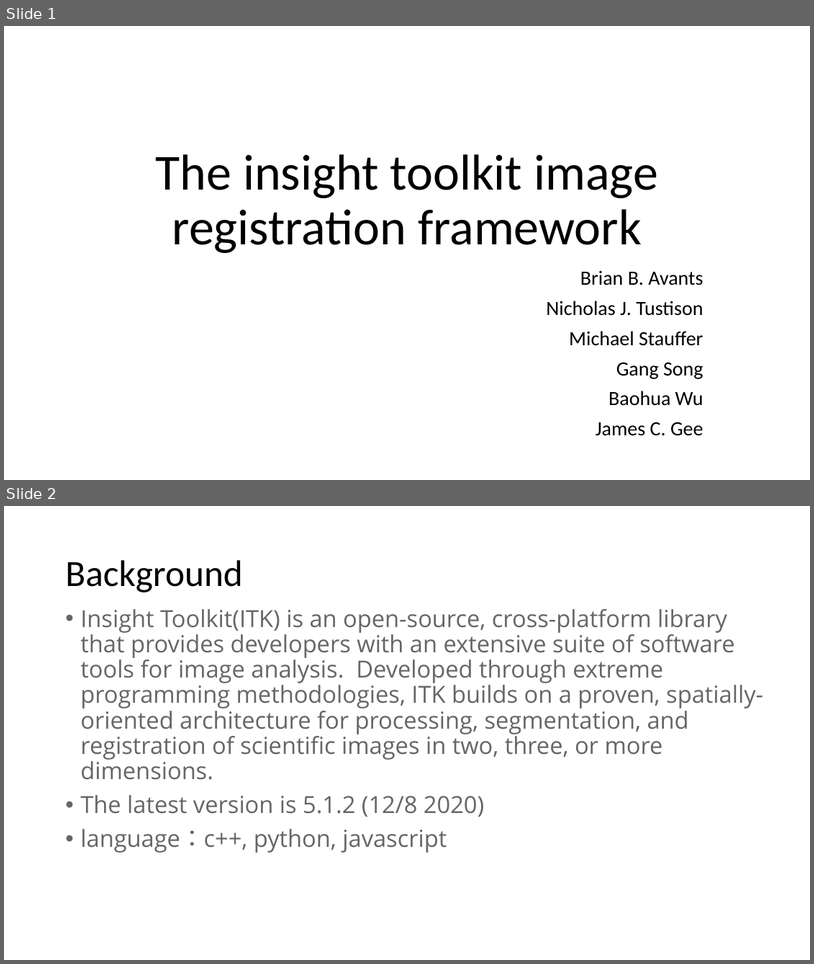
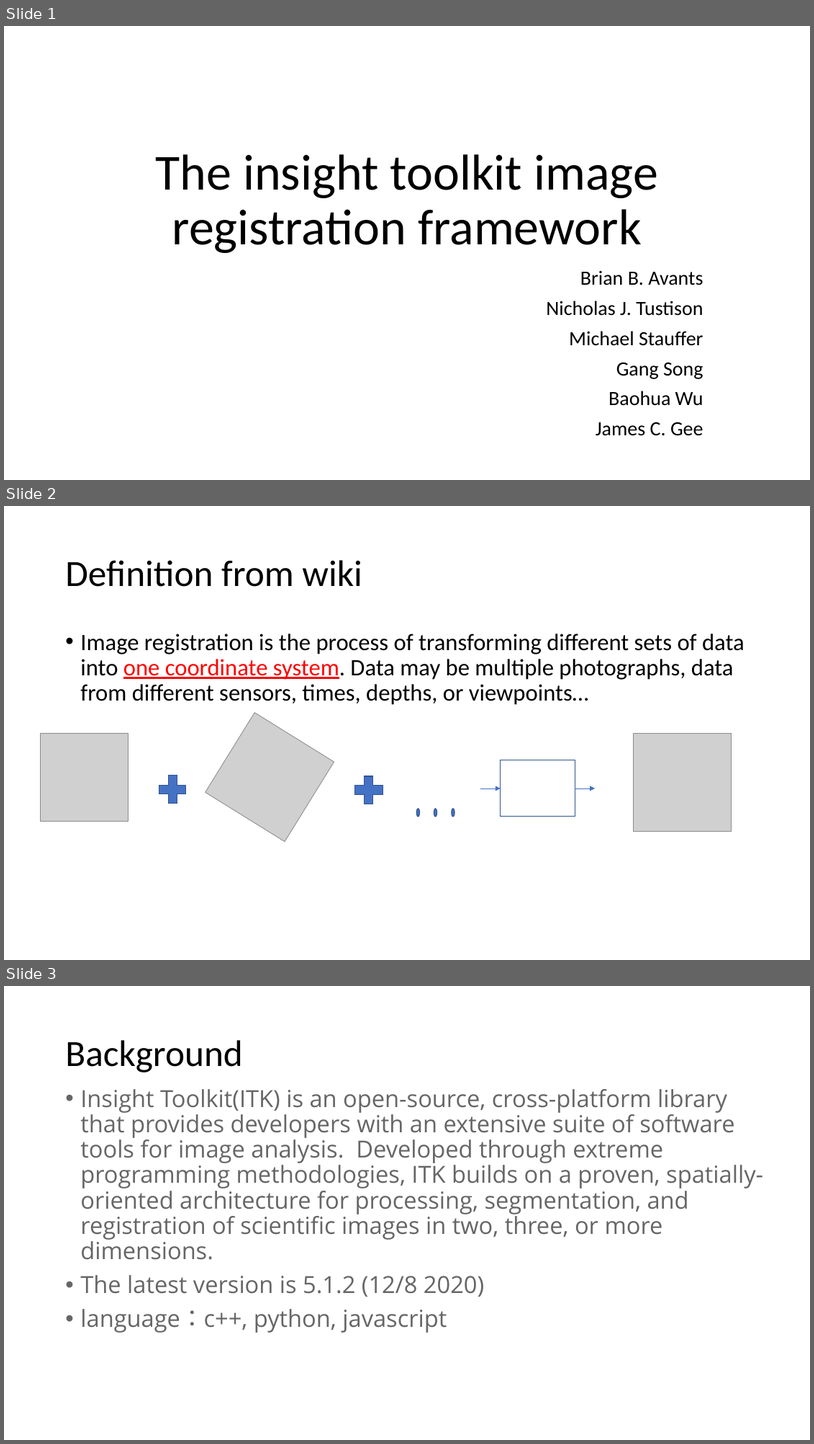
Before and after one commit to autotntfan/BIP, a slide deck: The insight toolkit image registration framework.pptx. Shown one above the other, each under a label of ours: slides 1 and 2 before the commit, slides 1, 2 and 3 after it. The pictures are 814x964 and 814x1444 pixels, drawn with LibreOffice and Linux fonts; fonts in the diff are those of the drawing; grey boxes stand for pictures. Boxes give left, top, right and bottom in pixels: in the first picture for what was removed or moved away, otherwise in the second. Text is boxed around its words. In the diff, an @@ line names an element or a change of style, - is before the commit and + after.

```diff
--- a/The insight toolkit image registration framework.pptx
+++ b/The insight toolkit image registration framework.pptx
@@ slide 2 added at bbox=[4, 506, 810, 960], background #FFFFFF @@
@@ title added at bbox=[65, 560, 362, 587], 44 pt, text #000000 @@
+Definition from wiki
@@ text added at bbox=[80, 633, 745, 705], 28 pt, text #000000 @@
+• Image registration is the process of transforming different sets of data into one coordinate system. Data may be multiple photographs, data from different sensors, times, depths, or viewpoints…
@@ picture added at bbox=[206, 713, 334, 842] @@
@@ picture added at bbox=[40, 733, 129, 821] @@
@@ picture added at bbox=[634, 733, 732, 831] @@
@@ rectangle added at bbox=[501, 760, 575, 816], outline #325491 1 pt @@
@@ plus sign added at bbox=[154, 770, 191, 808], fill #4472C4, outline #325491 1 pt @@
@@ plus sign added at bbox=[350, 771, 388, 808], fill #4472C4, outline #325491 1 pt @@
@@ arrow added from (481, 788) to (501, 788), #4472C4 0.5 pt @@
@@ arrow added from (576, 788) to (595, 788), #4472C4 0.5 pt @@
@@ ellipse added at bbox=[417, 808, 419, 816], fill #4472C4, outline #325491 1 pt @@
@@ ellipse added at bbox=[434, 808, 437, 816], fill #4472C4, outline #325491 1 pt @@
@@ ellipse added at bbox=[452, 808, 455, 816], fill #4472C4, outline #325491 1 pt @@
@@ what was slide 2 is now slide 3 @@
```
Also in this commit, not shown: 1 slide changed, 4 other slides added, 1 slide removed.
